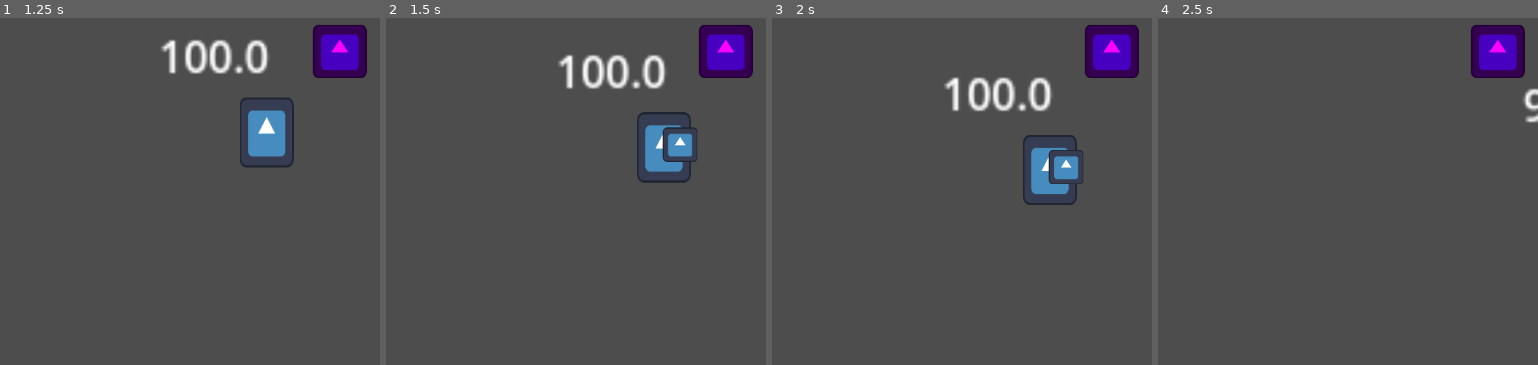
Above: before the commit, frames 1-4 (left to right).
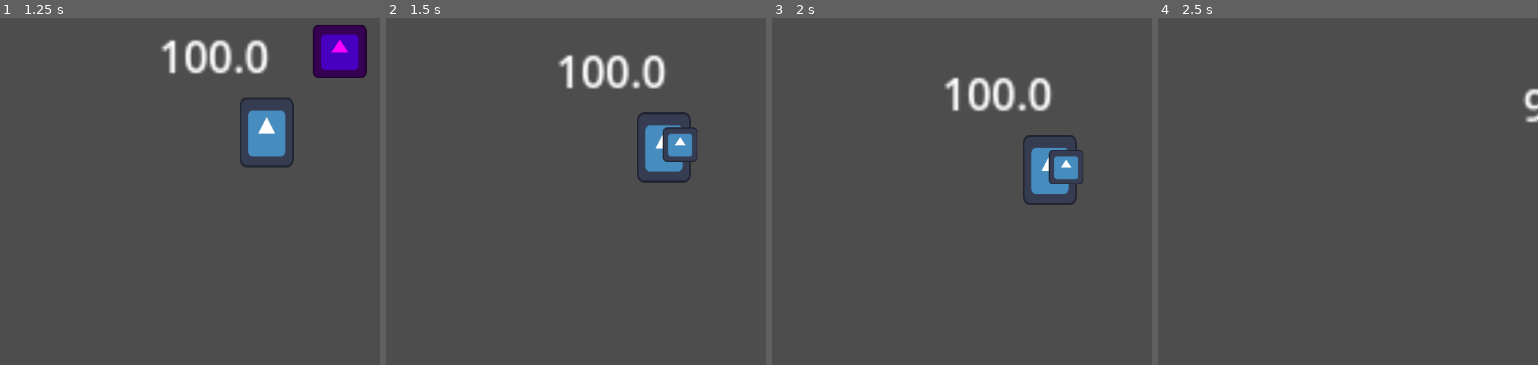
Above: after the commit, the same moments.

Repository: GoldenAppler-eng/Karmic-Staircase
Game: Godot game, scene res://scene/game.tscn
Two runs of this game, one before a commit and one after it. Both use one fixed random seed, a clock stepped at 60 frames per second and the inputs below. The engine's default icon, where the game draws it, is replaced by a stand-in: a white triangle on a blue panel in a dark square.
Inputs:
- Up to frame 1 (1.25 s): tap Enter at 0.5 s; hold D (move_right) from 0.53 s (still down); tap Space (attack) at 0.6 s
- Up to frame 2 (1.5 s): release D (move_right) at 1.28 s; hold S (move_down) from 1.28 s (still down); tap F (drop_item) at 1.35 s
- Up to frame 3 (2 s): keep holding S (move_down)
- Up to frame 4 (2.5 s): release S (move_down) at 2.03 s; hold D (move_right) from 2.03 s (still down); hold Shift (sprint) from 2.03 s (still down)

Frame 1 is identical in both runs. In frame 2, 2.2% of the frame differs, in the area x 82-97%, y 2-18%; in frame 3, 2.2%; in frame 4, 2.2%.

Commit message:
Fixed cake duplication glitch

Diff:
--- a/scene/recorded_player.tscn
+++ b/scene/recorded_player.tscn
@@ -115,9 +115,10 @@
 [node name="pickup_item_component" parent="." instance=ExtResource("16_xc1lj")]
 unique_name_in_owner = true
 
-[node name="stat_data_component" type="Node" parent="."]
+[node name="stat_data_component" type="Node" parent="." node_paths=PackedStringArray("hunger_degeneration_timer")]
 unique_name_in_owner = true
 script = ExtResource("17_ce7el")
+hunger_degeneration_timer = NodePath("hunger_degen_timer")
 metadata/_custom_type_script = "uid://dcdbliakm3u3e"
 
 [node name="hunger_degen_timer" type="Timer" parent="stat_data_component"]
--- a/script/Cake.gd
+++ b/script/Cake.gd
@@ -1,6 +1,6 @@
 extends RigidBody2D
 
-const INITIAL_NUMBER_OF_PIECES = 10
+const INITIAL_NUMBER_OF_PIECES = 1
 
 var cake_hunger_regen_amount : float = 30
 
--- a/script/component/InteractableComponent.gd
+++ b/script/component/InteractableComponent.gd
@@ -2,8 +2,7 @@
 extends Area2D
 
 var interact : Callable
-var _enabled : bool
+var _enabled : bool = true
 
 func set_enabled(enabled : bool) -> void:
 	_enabled = enabled
-	monitorable = _enabled
--- a/script/component/InteracterComponent.gd
+++ b/script/component/InteracterComponent.gd
@@ -11,6 +11,9 @@
 	area_exited.connect(_on_interact_area_exited)
 
 func interact_with_interactables() -> void:
+	while(are_interactables() and not interactables_in_range[0]._enabled):
+		interactables_in_range.pop_front()
+
 	if are_interactables():
 		interactables_in_range[0].interact.call(interacter)
 
@@ -19,7 +22,8 @@
 
 func _on_interact_area_entered(area : Area2D) -> void:
 	if area is InteractableComponent:
-		interactables_in_range.append(area)
+		if (area as InteractableComponent)._enabled:
+			interactables_in_range.append(area)
 
 func _on_interact_area_exited(area : Area2D) -> void:
 	if area is InteractableComponent:
